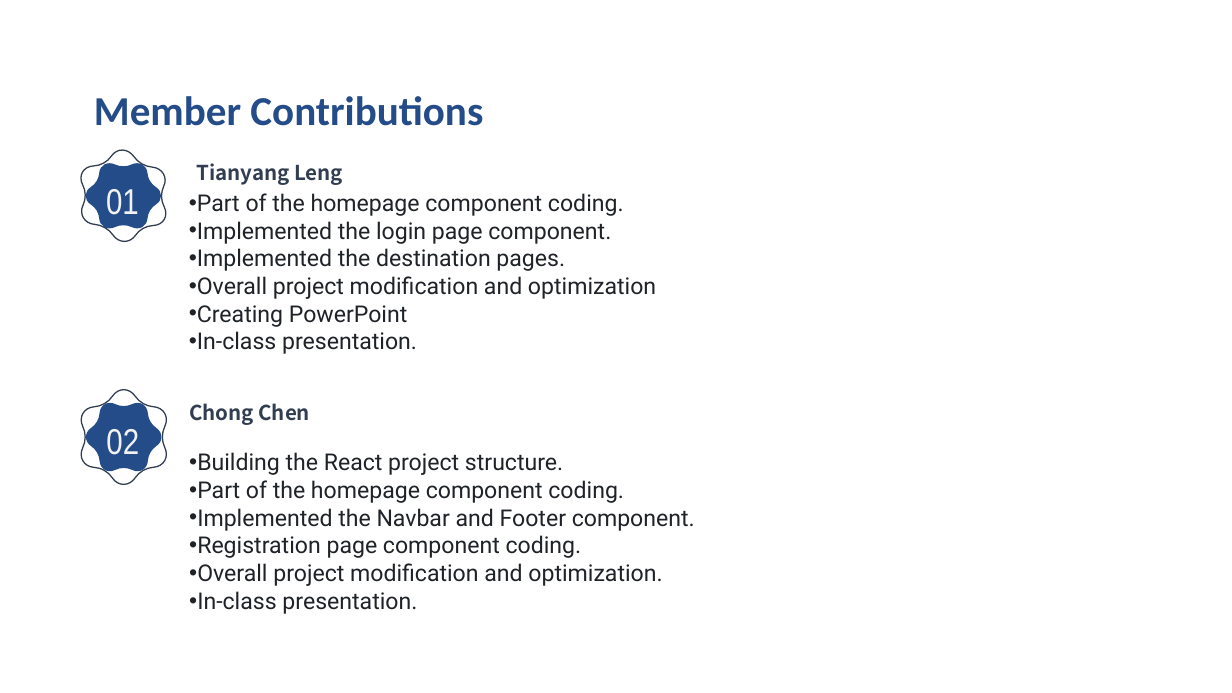
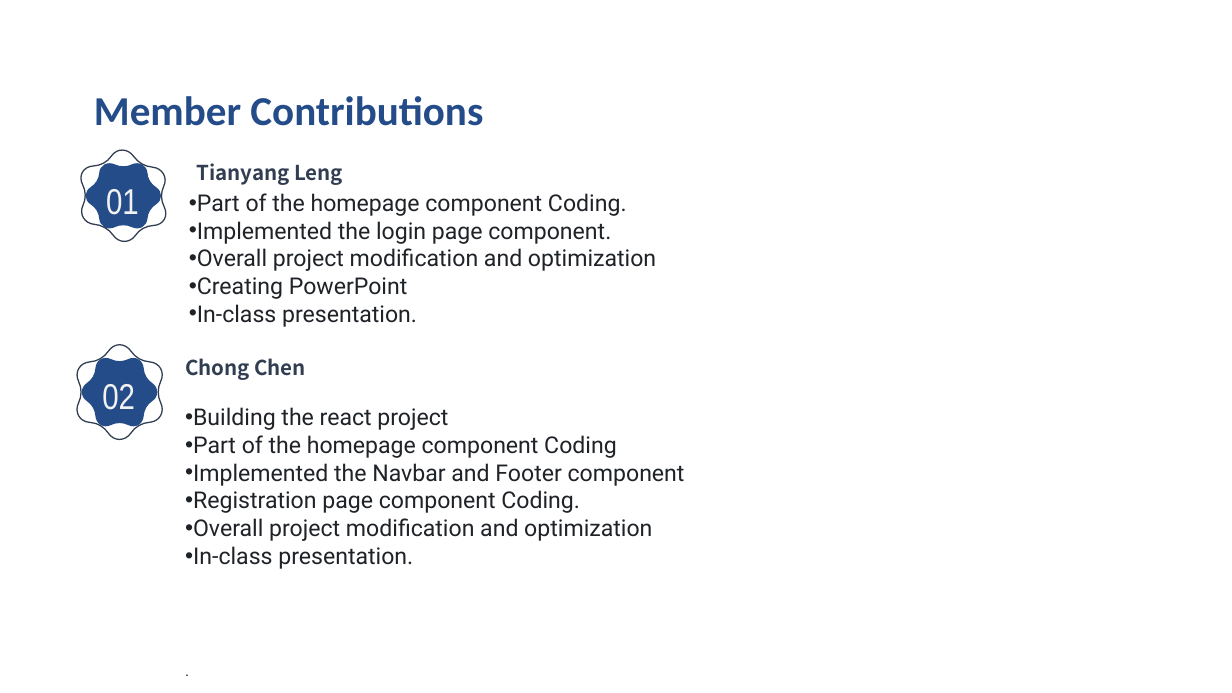
Before and after one commit to chongchen1999/TravelMingle, a slide deck: slide 15 of INFO6150-final.pptx. Drawn at 1232x693 pixels with LibreOffice and Linux fonts; fonts in the diff are those of the drawing; background and template pictures are left out. Boxes give left, top, right and bottom in pixels: in the first picture for what was removed or moved away, otherwise in the second. Text is boxed around its words. In the diff, an @@ line names an element or a change of style, - is before the commit and + after.

```diff
--- a/INFO6150-final.pptx
+++ b/INFO6150-final.pptx
@@ text at (x1=197, y1=193, x2=627, y2=216): text changed @@
-• Part of the homepage component coding.
+• Part of the homepage component Coding.
@@ text at (x1=197, y1=248, x2=565, y2=271): paragraph removed @@
-• Implemented the destination pages.
@@ 3 texts, 2 freeform shapes moved together from (x1=58, y1=373, x2=695, y2=614) to (x1=54, y1=328, x2=685, y2=569) @@
@@ text added at (x1=317, y1=307, x2=739, y2=323), 48 pt, text #FFFFFF, bold @@
+Contributions
@@ text at (x1=193, y1=407, x2=685, y2=541): text changed @@
-• Building the React project structure.
-• Part of the homepage component coding.
-• Implemented the Navbar and Footer component.
-• Registration page component coding.
-• Overall project modification and optimization.
+• Building the react project
+• Part of the homepage component Coding
+• Implemented the Navbar and Footer component
+• Registration page component Coding.
+• Overall project modification and optimization
```
Also in this commit, not shown: 4 other slides changed, 1 slide added.
